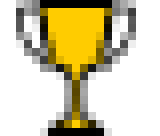
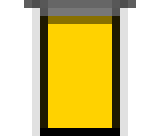
Revision of a layered 160 × 136 image; what changed, layer by layer:
added layer "Shape 2" above "Shape 1" over <box>24,0,136,136</box>
hid "Shape 1" over <box>16,0,136,136</box>
